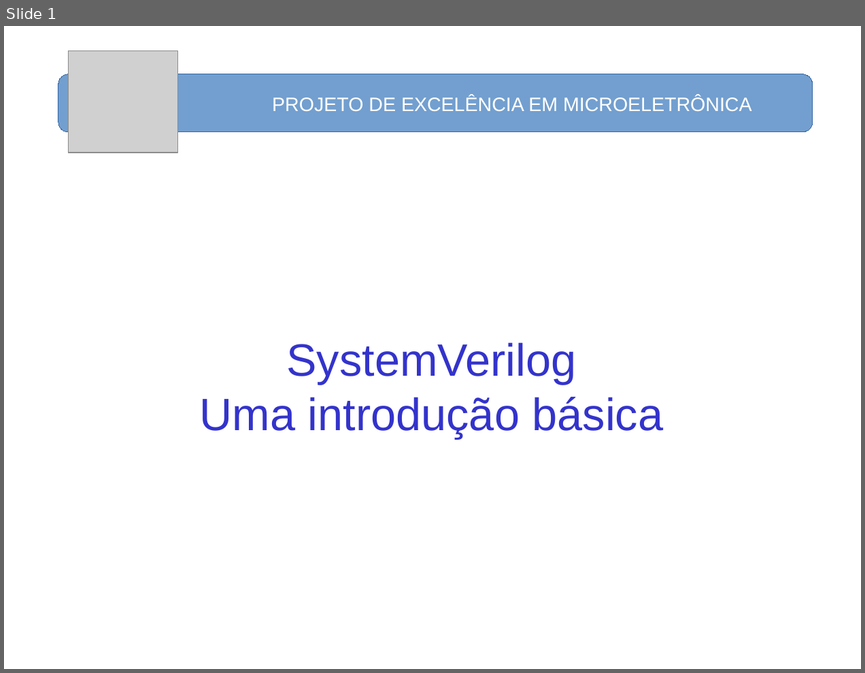
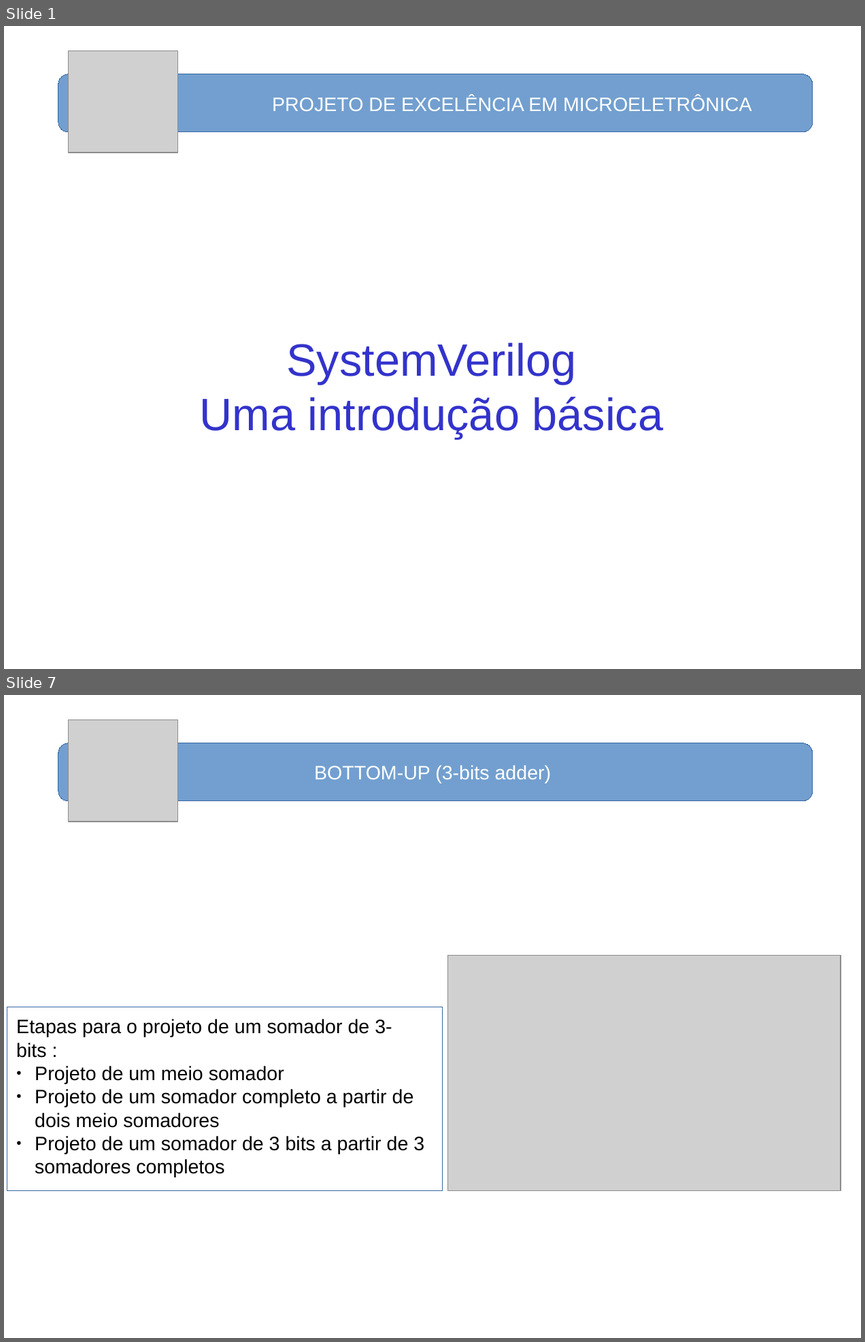
Before and after one commit to nelsoncsc/basicSV, a slide deck: docs/basicSV.odp. Shown one above the other, each under a label of ours: slide 1 before the commit, slides 1 and 7 after it; the slides between them are not shown. The pictures are 865x673 and 865x1342 pixels, drawn with LibreOffice and Linux fonts; fonts in the diff are those of the drawing; grey boxes stand for pictures. Boxes give left, top, right and bottom in pixels: in the first picture for what was removed or moved away, otherwise in the second. Text is boxed around its words. In the diff, an @@ line names an element or a change of style, - is before the commit and + after.

```diff
--- a/docs/basicSV.odp
+++ b/docs/basicSV.odp
@@ slide 7 added at (4,695,861,1338), background #FFFFFF @@
@@ picture added at (68,720,177,821) @@
@@ rounded rectangle added at (58,743,813,800), fill #729FCF, outline #3465A4 0 pt, 18 pt, text #FFFFFF @@
+BOTTOM-UP (3-bits adder)
@@ rounded rectangle added at (51,906,813,1202), outline #FFFFFF 0 pt @@
@@ picture added at (448,955,840,1190) @@
@@ rectangle added at (7,1006,443,1190), fill #FFFFFF, outline #3465A4 0 pt @@
@@ text added at (16,1019,424,1177), 18 pt, text #000000 @@
+Etapas para o projeto de um somador de 3-bits :
+● Projeto de um meio somador
+● Projeto de um somador completo a partir de dois meio somadores
+● Projeto de um somador de 3 bits a partir de 3 somadores completos
```
Also in this commit, not shown: 1 slide changed, 20 other slides added.
